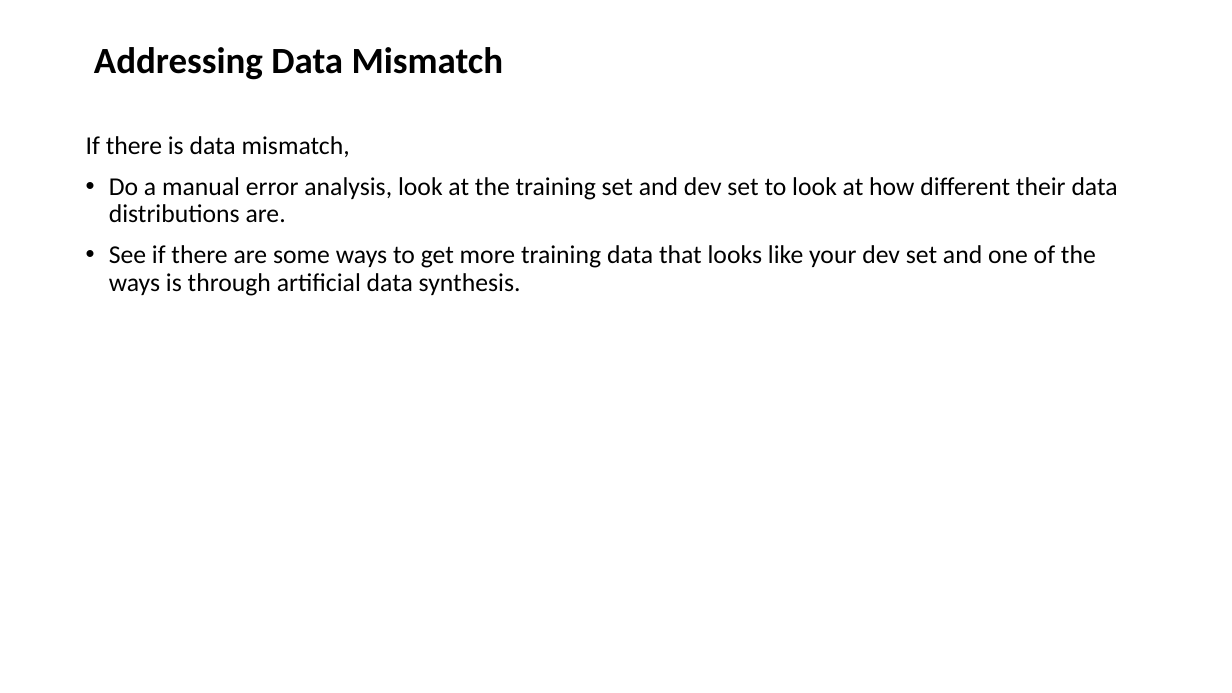
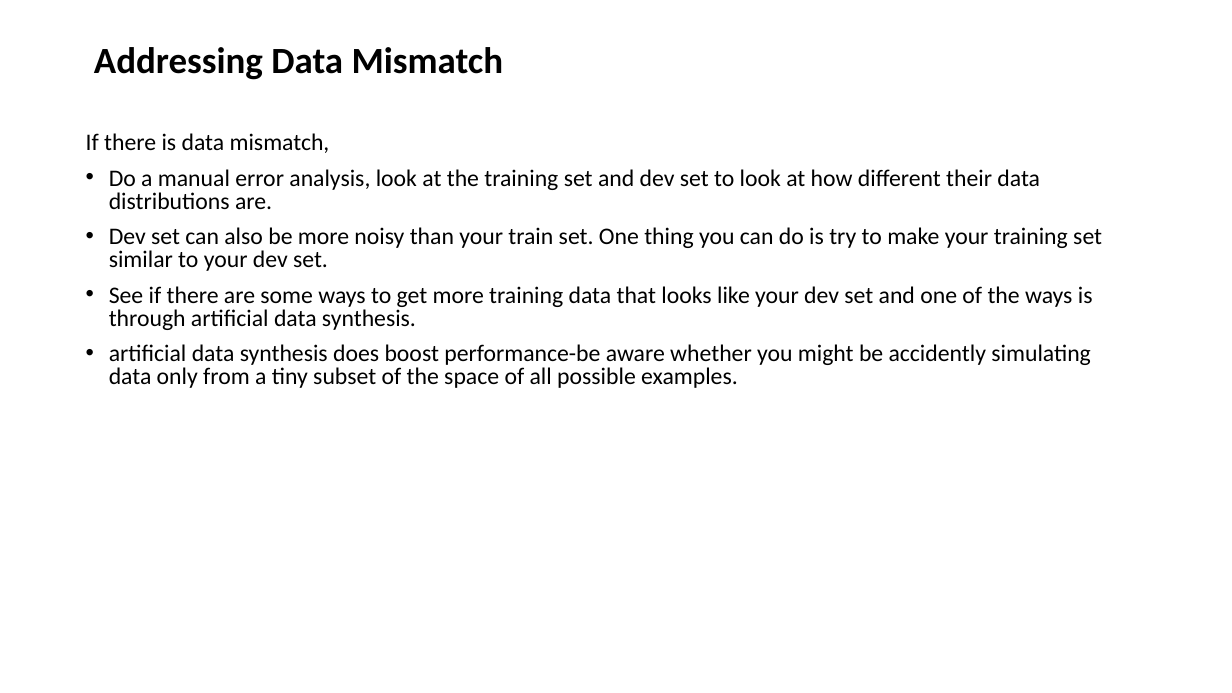
Before and after one commit to ankitadhawan05/Deep-Learning-Coursera-Notes, a slide deck: slide 15 of Course 3 Structuring ML Projects.pptx. Drawn at 1232x693 pixels with LibreOffice and Linux fonts; fonts in the diff are those of the drawing. Boxes give left, top, right and bottom in pixels: in the first picture for what was removed or moved away, otherwise in the second. Text is boxed around its words. In the diff, an @@ line names an element or a change of style, - is before the commit and + after.

```diff
--- a/Course 3 Structuring ML Projects.pptx
+++ b/Course 3 Structuring ML Projects.pptx
@@ text at <box>86,133,1093,330</box>: size 20 to 18.5 pt in "If there is data mismatch,", "Do a manual error analysis, look at ...", "See if there are some ways to ..."; line spacing 0.9 to 0.8 @@
@@ text at <box>109,227,1102,271</box>: paragraph added @@
+• Dev set can also be more noisy than your train set. One thing you can do is try to make your training set similar to your dev set.
@@ text at <box>109,344,1091,388</box>: paragraph added @@
+• artificial data synthesis does boost performance-be aware whether you might be accidently simulating data only from a tiny subset of the space of all possible examples.
```
Also in this commit, not shown: 4 slides added.
